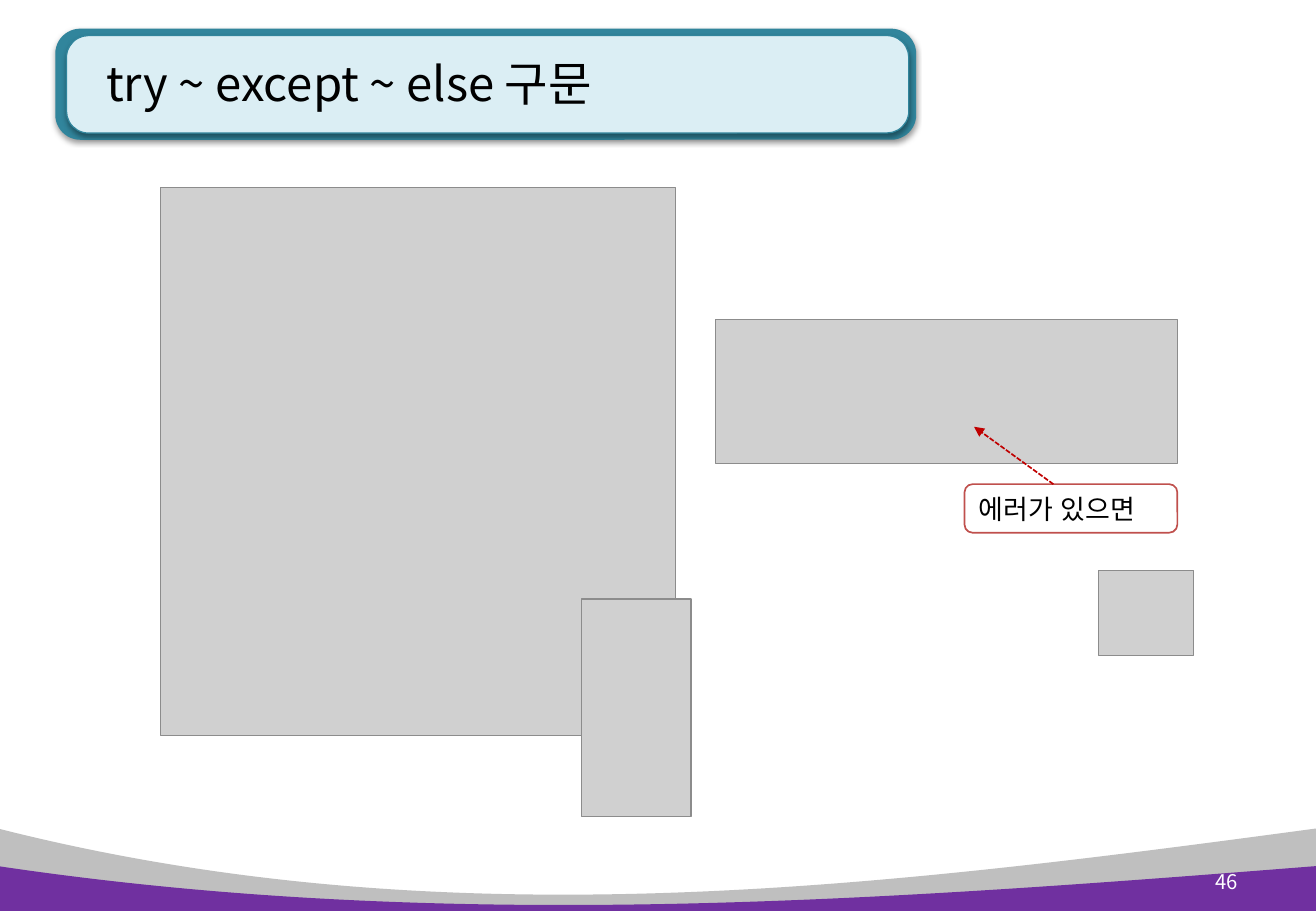
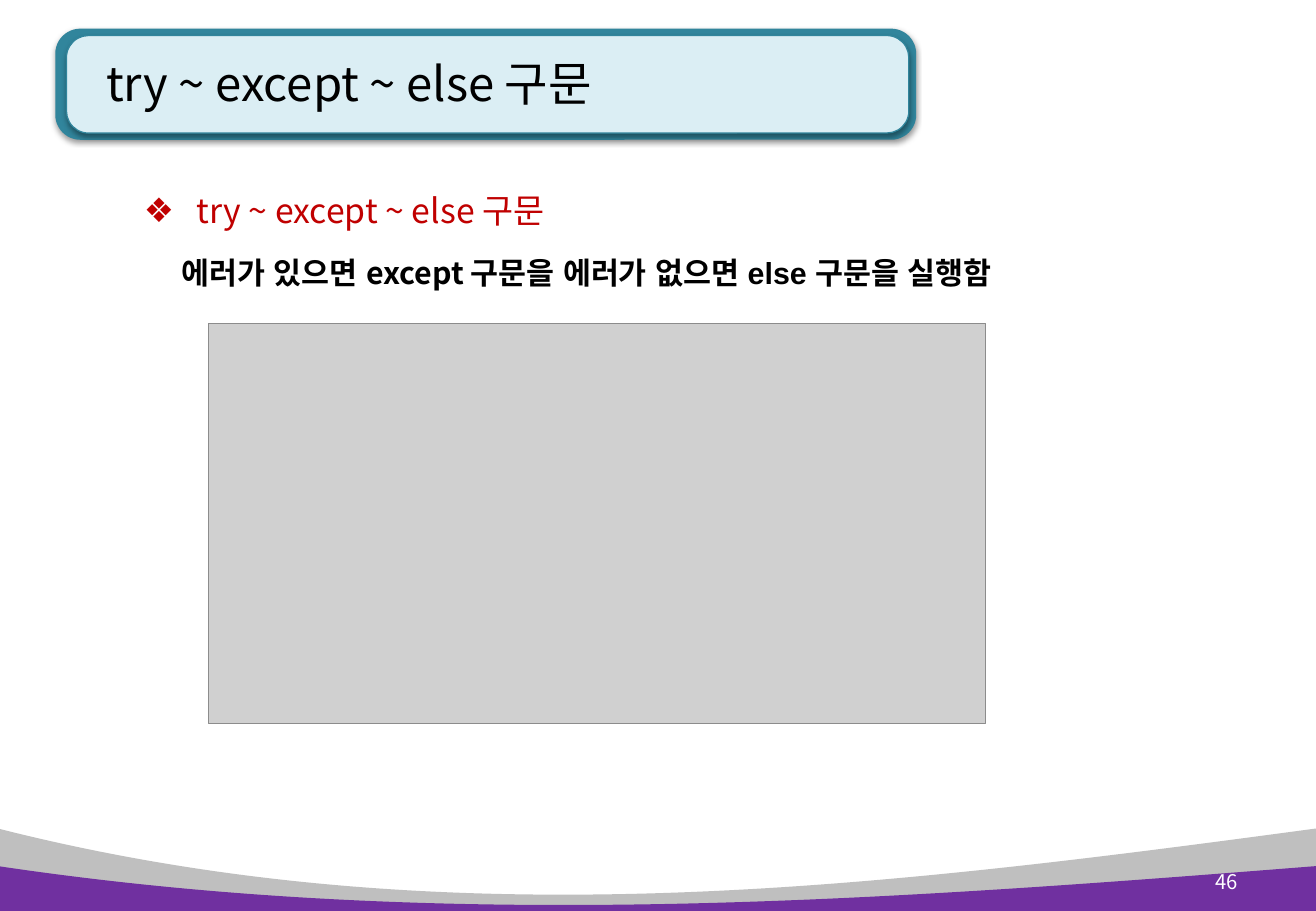
Before and after one commit to AhNyx/js_works, a slide deck: slide 46 of pyworks/python_ppt/Python 8장. 예외처리, 파일입출력.pptx. Drawn at 1316x911 pixels with LibreOffice and Linux fonts; fonts in the diff are those of the drawing; grey boxes stand for pictures. Boxes give left, top, right and bottom in pixels: in the first picture for what was removed or moved away, otherwise in the second. Text is boxed around its words. In the diff, an @@ line names an element or a change of style, - is before the commit and + after.

```diff
--- a/pyworks/python_ppt/Python 8장. 예외처리, 파일입출력.pptx
+++ b/pyworks/python_ppt/Python 8장. 예외처리, 파일입출력.pptx
@@ picture removed at (x1=160, y1=188, x2=676, y2=736) @@
@@ text added at (x1=182, y1=196, x2=992, y2=291), 18 pt, text #000000, bold @@
+❖ try ~ except ~ else 구문
+에러가 있으면 except 구문을 에러가 없으면 else 구문을 실행함
@@ picture added at (x1=209, y1=323, x2=987, y2=723) @@
@@ picture removed at (x1=716, y1=320, x2=1177, y2=463) @@
@@ arrow removed from (1054, 485) to (975, 427) @@
@@ rounded rectangle removed at (x1=965, y1=485, x2=1177, y2=533) @@
-에러가 있으면
@@ picture removed at (x1=582, y1=599, x2=691, y2=817) @@
@@ picture removed at (x1=1098, y1=570, x2=1193, y2=655) @@
```
Also in this commit, not shown: 6 other slides changed, 3 slides added, 1 slide removed, 31 other files.
